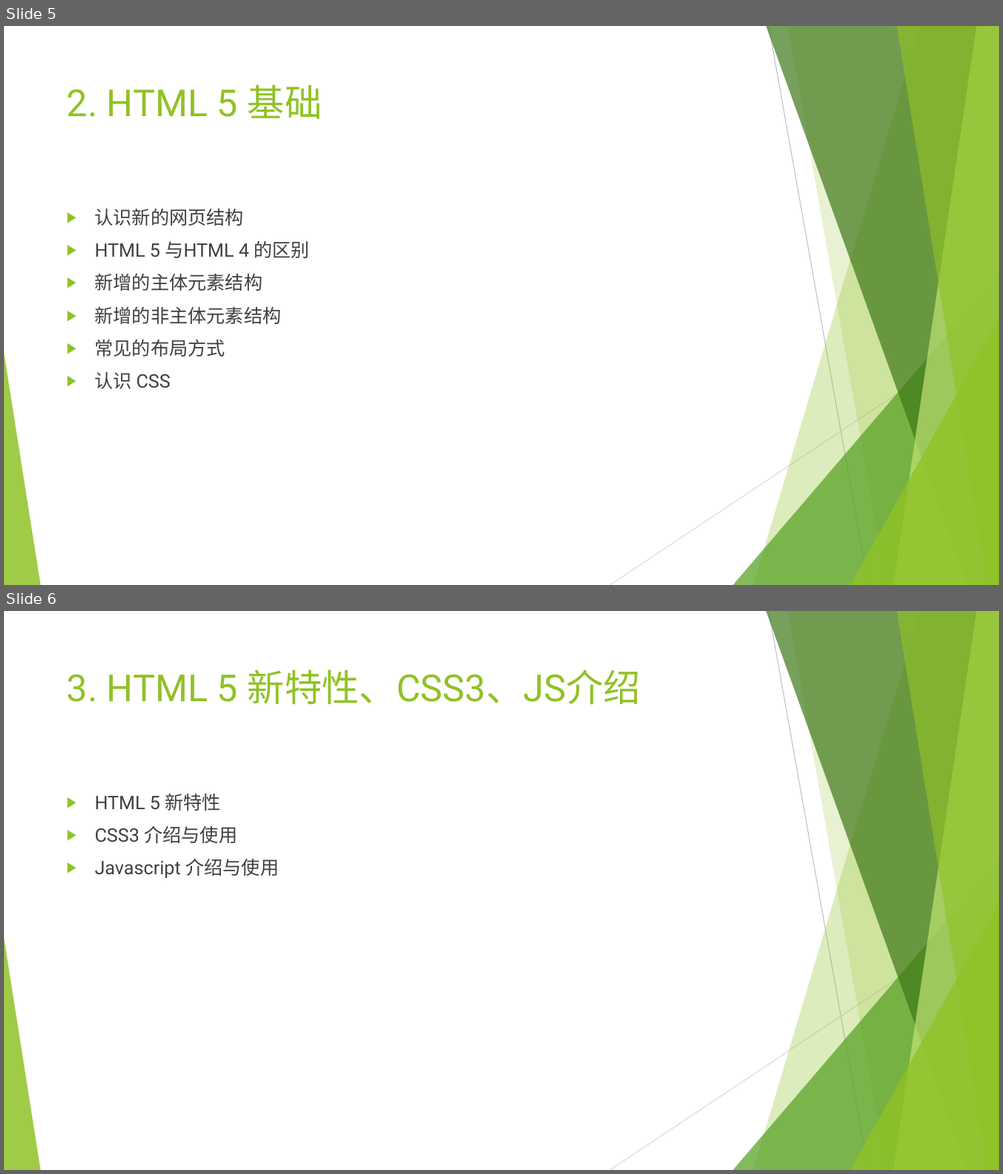
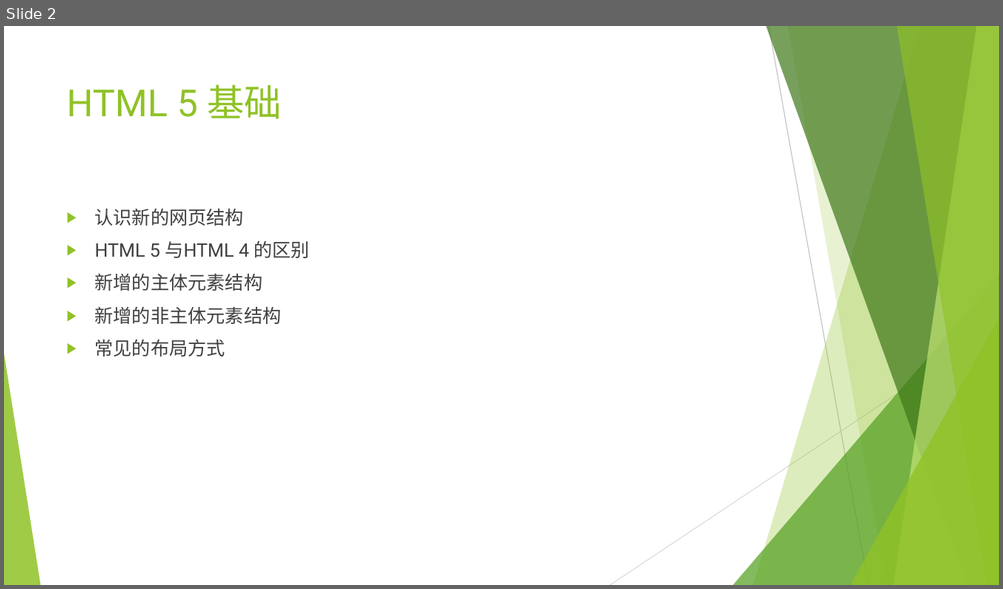
Before and after one commit to Guoye/Neusoft, a slide deck: lesson_HTML5/2.HTML5基础/2.HTML5基础.pptx. Shown one above the other, each under a label of ours: slides 5 and 6 before the commit, slide 2 after it. The pictures are 1003x1174 and 1003x589 pixels, drawn with LibreOffice and Linux fonts; fonts in the diff are those of the drawing. Boxes give left, top, right and bottom in pixels: in the first picture for what was removed or moved away, otherwise in the second. Text is boxed around its words. In the diff, an @@ line names an element or a change of style, - is before the commit and + after.

```diff
--- a/lesson_HTML5/2.HTML5基础/2.HTML5基础.pptx
+++ b/lesson_HTML5/2.HTML5基础/2.HTML5基础.pptx
@@ slide 6 removed at [4, 611, 999, 1170], background #FFFFFF; not listed: 10 template elements that a slide beside it also shows @@
@@ title removed at [67, 669, 640, 704] @@
-3. HTML 5 新特性、CSS3、JS介绍
@@ text removed at [95, 794, 279, 878] @@
-▶ HTML 5 新特性
-▶ CSS3 介绍与使用
-▶ Javascript 介绍与使用
@@ what was slide 5 is now slide 2 @@
@@ slide 2 changed as well @@
@@ title at [67, 84, 282, 119]: text changed @@
-2. HTML 5 基础
+HTML 5 基础
@@ text at [95, 372, 170, 389]: paragraph removed @@
-▶ 认识 CSS
```
Also in this commit, not shown: 2 slides added, 6 other slides removed, 3 other files.
